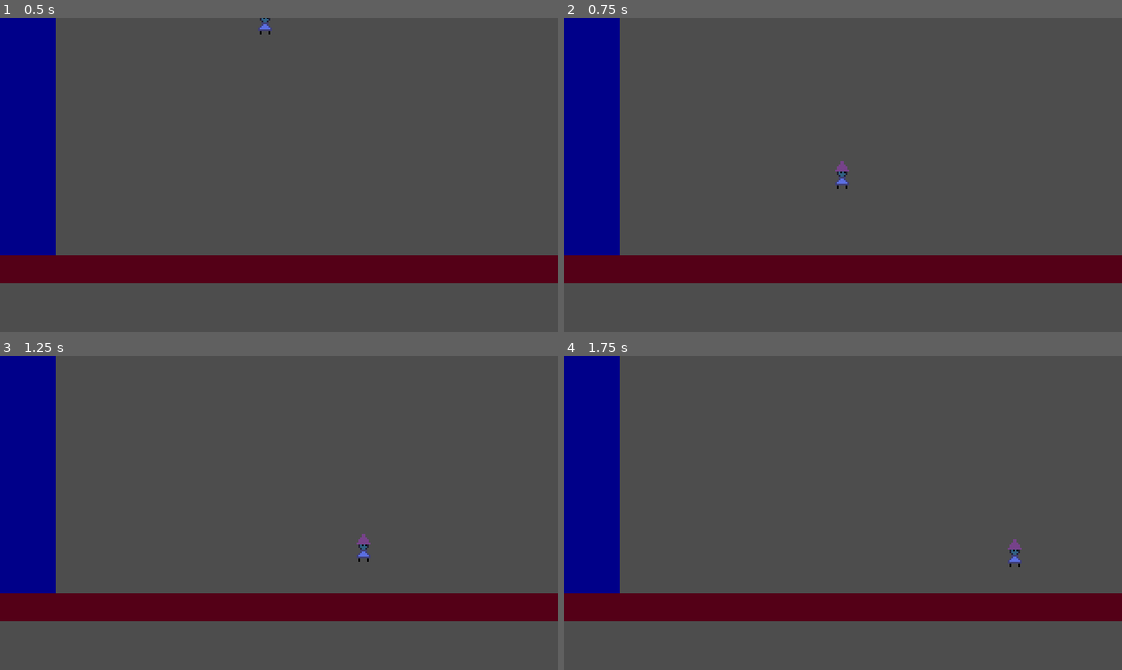
Above: before the commit, frames 1-4 (two rows, left to right).
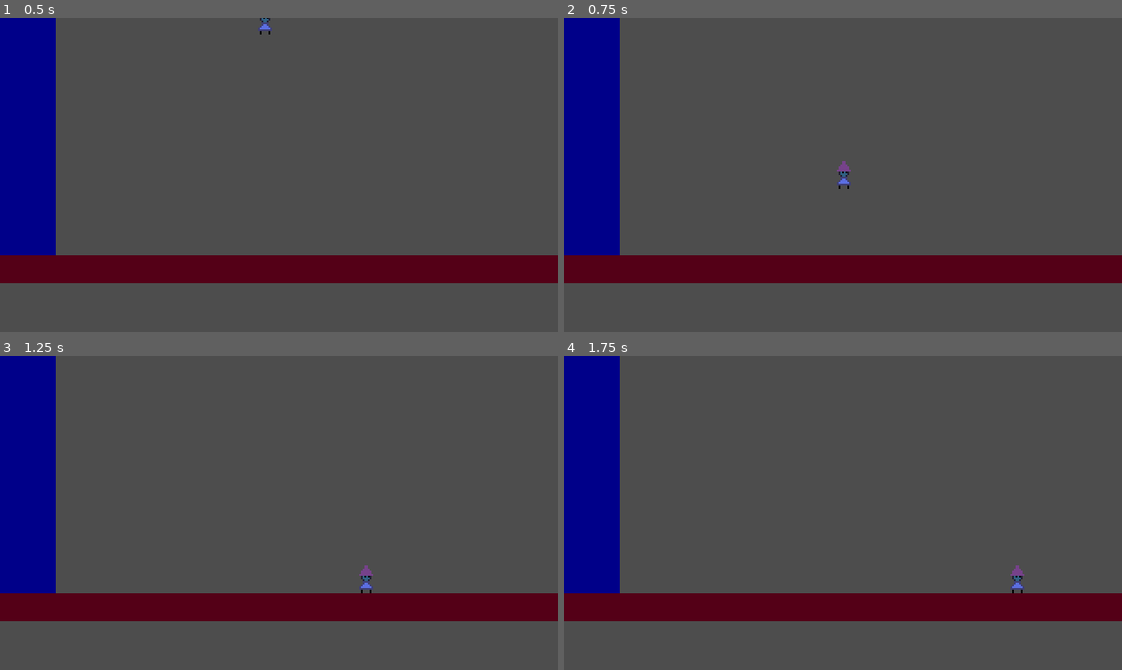
Above: after the commit, the same moments.

Repository: Vetle-Dyngeland/godot_platformer
Game: Godot game, scene res://scenes/world.tscn
The game is run twice, just before and just after one commit, with the same random seed, the same clock (stepped at 60 frames per second) and the same inputs.
Inputs:
- Up to frame 1 (0.5 s): no input
- Up to frame 2 (0.75 s): tap Enter at 0.5 s; hold Right (move_right) from 0.53 s (still down); tap C (jump) at 0.6 s
- Up to frame 3 (1.25 s): keep holding Right (move_right); tap C (jump) at 0.77, 1.07 s
- Up to frame 4 (1.75 s): keep holding Right (move_right); tap C (jump) at 1.35, 1.52 s

Frame 1 is identical in both runs. In frame 2, less than 0.1% of the frame differs, in the area x 48-52%, y 45-55%; in frame 3, 0.3%, in the area x 63-67%, y 56-76%; in frame 4, 0.3%.

Commit message:
Cleanup player.gd

Diff:
--- a/scripts/player/player.gd
+++ b/scripts/player/player.gd
@@ -1,19 +1,59 @@
 class_name Player extends CharacterBody2D
 
-var movement = PlayerMovement.new($".")
-
-func _process(_delta: float) -> void:
-    movement.update_input()
+@export_category("Horizontal Movement")
+@export var max_speed := 100.0 # Max x speed
+@export var acceleration_force := 500.0 # Force applied when accelerating
+@export var decceleration_force := 500.0 # Force applied when deccelerating
+@export var air_control_multi := 0.7 # How much acceleration is multiplied with when in the air
+@export var air_friction_multi := 0.1 # How much decceleration is multiplied with when in the air
+@export var turnaround_multi := 2.0 # How much acceleration is multiplied with when velocity and input does not match up
+
+@export_category("Jumper")
+@export var jump_force := 250.0
+@export var jump_release_multi := 0.35
+@export var coyote_time := 0.175
+@export var jump_buffer_time := 0.2
+
+
+@export_category("Gravity")
+@export var held_down_gravity_multi := 1.5 # When you hold "move_down", how much gravity is multiplied by
+@export var terminal_fall_velocity := 400.0 # Max speed you can fall
+@export var held_down_fall_velocity_multi := 1.5 # How much terminal velocity increases when you hold "move_down"
+
+var horizontal_movement = HorizontalMovement.new(
+    $".",
+    max_speed,
+    acceleration_force,
+    decceleration_force,
+    air_control_multi,
+    air_friction_multi,
+    turnaround_multi
+)
+
+var jumper = Jumper.new(
+    $".",
+    jump_force,
+    jump_release_multi,
+    coyote_time,
+    jump_buffer_time
+)
+
+var gravity = Gravity.new(
+    $".",
+    held_down_gravity_multi,
+    terminal_fall_velocity,
+    held_down_fall_velocity_multi
+)
 
 func _physics_process(delta: float) -> void:
-    movement.update_physics(delta)
+    horizontal_movement.update(delta)
+    jumper.update(delta)
+    gravity.update(delta)
+
+    move_and_slide()
 
 class InputAction:
-    enum InputActionType {
-        Button,
-        Axis,
-        Vector
-    }
+    enum InputActionType { Button, Axis, Vector }
 
     # Depending on _type this could be one of two things:
     # For a button this is an array of three bools, where index 0 is held, 1 is just pressed and 2 is just released
@@ -107,75 +147,149 @@
             InputActionType.Button: return _output[2]
             _: return null
 
-class PlayerMovement:
-    # Y VARIABLES
-    var jump_force := 250 # How much force is applied when jumping
+class Gravity:
+    # PUBLIC
     var held_down_gravity_multi := 1.5 # When you hold "move_down", how much gravity is multiplied by
     var terminal_fall_velocity := 400.0 # Max speed you can fall
     var held_down_fall_velocity_multi := 1.5 # How much terminal velocity increases when you hold "move_down"
+
+    var _gravity = ProjectSettings.get_setting("physics/2d/default_gravity")
+    var _body: CharacterBody2D # The physics body the movement is applied to
+    var _input = InputAction.new(["move_up", "move_down"])
+
+    func _init(
+        character_body: CharacterBody2D,
+        held_down_gravity_multi_: float,
+        terminal_fall_velocity_: float,
+        held_down_fall_velocity_multi_: float,
+    ):
+        _body = character_body
+        # Default constructor like the other classes
+        if held_down_gravity_multi_: held_down_gravity_multi = held_down_gravity_multi_
+        if terminal_fall_velocity_: terminal_fall_velocity = terminal_fall_velocity_
+        if held_down_fall_velocity_multi_: held_down_fall_velocity_multi = held_down_fall_velocity_multi_
+
+    func update(delta: float):
+        if _body.is_on_floor(): return # Gravity shouldnt be applied when you're on the floor
+
+        var gravity_force = _gravity * delta
+        var terminal_velocity = terminal_fall_velocity # Just a mutable clone
+
+        if _input.get_input() > 0.0: # If move_down is held
+            gravity_force *= held_down_gravity_multi
+            terminal_velocity *= held_down_fall_velocity_multi
+
+        _body.velocity.y += gravity_force
+        if _body.velocity.y > terminal_velocity: # If falling faster than allowed, dont
+            _body.velocity.y = terminal_velocity
+
+class Jumper:
+    # PUBLIC
+    var jump_force := 250.0 # How much force is applied when jumping
     var jump_release_multi := 0.35 # When you release jump after a jump, how much should y velocity be multiplied by
     var coyote_time := 0.175 # For how long can you jump after walked off a platform
     var jump_buffer_time := 0.2 # For how long can you jump before touching a platform
 
-    # X VARIABLES
+    # MUTABLE
+    var _coyote_timer := 0.0 # The timer related to coyote_time
+    var _jump_buffer := 0.0 # The timer related to jump_buffer_time
+    var _can_release_jump := false # If you can release jump after the jump or not, turns false when y velocity is more than zero and when you release jump
+
+    # EXTERNAL REFERENCES
+    var _input = InputAction.new("jump")
+    var _body: CharacterBody2D # The physics body the movement is applied to
+
+    func _init(
+        character_body: CharacterBody2D,
+        jump_force_: float,
+        jump_release_multi_: float,
+        coyote_time_: float,
+        jump_buffer_time_: float
+        ):
+        _body = character_body
+        # If the given function property is not null, set the variable to the property
+        if jump_force_: jump_force = jump_force_
+        if jump_release_multi_: jump_release_multi = jump_release_multi_
+        if coyote_time_: coyote_time = coyote_time_
+        if jump_buffer_time_: jump_buffer_time = jump_buffer_time_
+
+    func update(delta: float):
+        _jump_timers(delta)
+        _handle_jump_release()
+
+        # If grounded and pressed jump, then jump
+        var should_jump = _coyote_timer < coyote_time && _jump_buffer < jump_buffer_time
+        if should_jump:
+            jump(Vector2(0, -jump_force))
+
+    func _jump_timers(delta: float):
+        _jump_buffer += delta
+        _coyote_timer += delta
+        if _input.just_pressed():
+            _jump_buffer = 0.0
+
+        if _body.is_on_floor():
+            _coyote_timer = 0.0
+
+        if _body.velocity.y > 0.0:
+            _can_release_jump = false
+
+    func _handle_jump_release():
+        # If releasing jump while ascending, multiply the y velocity by a small number
+        if _can_release_jump && _input.just_released():
+            _body.velocity.y *= jump_release_multi
+            _can_release_jump = false
+
+    # Public function just in cas
+    func jump(jump_force: Vector2):
+        # Reset timers
+        _coyote_timer = coyote_time
+        _jump_buffer = jump_buffer_time
+        _can_release_jump = true
+
+        # Actually jump
+        _body.velocity += jump_force
+
+class HorizontalMovement:
     var max_speed := 100.0 # Max x speed
     var acceleration_force := 500.0 # Force applied when accelerating
     var decceleration_force := 500.0 # Force applied when deccelerating
     var air_control_multi := 0.7 # How much acceleration is multiplied with when in the air
     var air_friction_multi := 0.1 # How much decceleration is multiplied with when in the air
-    var turnaround_multi := 2 # How much acceleration is multiplied with when velocity and input does not match up
-
-    # INPUT
-    var _movement_input = InputAction.new(["move_left", "move_right", "move_up", "move_down"])
-    var _jump_input = InputAction.new("jump")
-
-    # EXTERNAL REFERENCES
-    var _gravity = ProjectSettings.get_setting("physics/2d/default_gravity")
-    var _body: CharacterBody2D # The physics body the movement is applied to
-
-    # MUTABLE
-    var _coyote_timer := 0.0 # The timer related to coyote_time
-    var _jump_buffer := 0.0 # The timer related to jump_buffer_time
-    var _can_release_jump := false # If you can release jump after the jump or not, turns false when y velocity is more than zero and when you release jump
-
-    func _init(character_body: CharacterBody2D):
+    var turnaround_multi := 2.0 # How much acceleration is multiplied with when velocity and input does not match up
+
+    var _input = InputAction.new(["move_left", "move_right"])
+    var _body: CharacterBody2D
+
+    # Just set all the public variables
+    func _init(
+        character_body: CharacterBody2D,
+        max_speed_: float,
+        acceleration_force_: float,
+        decceleration_force_: float,
+        air_control_multi_: float,
+        air_friction_multi_: float,
+        turnaround_multi_: float
+        ):
         _body = character_body
-
-    func update_input():
-        _movement_input.update()
-        _jump_input.update()
-
-    func update_physics(delta: float):
-        _handle_gravity(delta)
-        _handle_walking(delta)
-        _handle_jumping(delta)
-        _body.move_and_slide()
-
-    func _handle_gravity(delta: float):
-        if _body.is_on_floor(): return # Gravity shouldnt be applied when you're on the floor
-
-        var gravity_force = _gravity * delta
-        var terminal_velocity = terminal_fall_velocity # Just a mutable clone
-
-        if _movement_input.get_input().y > 0.0: # If move_down is held
-            gravity_force *= held_down_gravity_multi
-            terminal_velocity *= held_down_fall_velocity_multi
-
-        _body.velocity.y += gravity_force
-        if _body.velocity.y > terminal_velocity: # If falling faster than allowed, dont
-            _body.velocity.y = terminal_velocity
-
-    func _handle_walking(delta: float):
-        var direction = _movement_input.get_input().x
-
-        if abs(direction) > 0: # If actually pressing keys, accelerate
-            accelerate(delta, direction)
-            return
-
-        # Else, deccelerate
-        deccelerate(delta)
-
-    func accelerate(delta: float, direction: float):
+        # If the given function property is not null, set the variable to the property
+        if max_speed_: max_speed = max_speed_
+        if acceleration_force_: acceleration_force = acceleration_force_
+        if decceleration_force_: decceleration_force = decceleration_force_
+        if air_control_multi_: air_control_multi = air_control_multi_
+        if air_friction_multi_: air_friction_multi = air_friction_multi_
+        if turnaround_multi_: turnaround_multi = turnaround_multi_
+
+    func update(delta: float):
+        _input.update()
+        var direction = _input.get_input()
+
+        # If actually pressing keys
+        if abs(direction) > 0:
+            _accelerate(delta, direction)
+        else: _deccelerate(delta)
+
+    func _accelerate(delta: float, direction: float):
         var accel = acceleration_force * delta
         if not _body.is_on_floor():
             accel *= air_control_multi
@@ -186,37 +300,9 @@
 
         _body.velocity.x = move_toward(_body.velocity.x, max_speed * direction, accel)
 
-    func deccelerate(delta: float):
+    func _deccelerate(delta: float):
         var deccel = decceleration_force * delta
         if not _body.is_on_floor():
             deccel *= air_friction_multi
 
         _body.velocity.x = move_toward(_body.velocity.x, 0, deccel)
-
-    func _handle_jumping(delta: float):
-        jump_timers(delta)
-
-        # If releasing jump while ascending, multiply the y velocity by a small number
-        if _can_release_jump && _jump_input.just_released():
-            _body.velocity.y *= jump_release_multi
-            _can_release_jump = false
-
-        var should_jump = _coyote_timer < coyote_time && _jump_buffer < jump_buffer_time
-        if should_jump:
-            # Reset timers
-            _coyote_timer = coyote_time
-            _jump_buffer = jump_buffer_time
-            _can_release_jump = true
-
-            _body.velocity.y -= jump_force # actually jump
-
-    func jump_timers(delta: float):
-        _jump_buffer += delta
-        _coyote_timer += delta
-        if _jump_input.just_pressed():
-            _jump_buffer = 0.0
-
-        if _body.is_on_floor():
-            _coyote_timer = 0.0
-
-        if _body.velocity.y > 0.0: _can_release_jump = false
